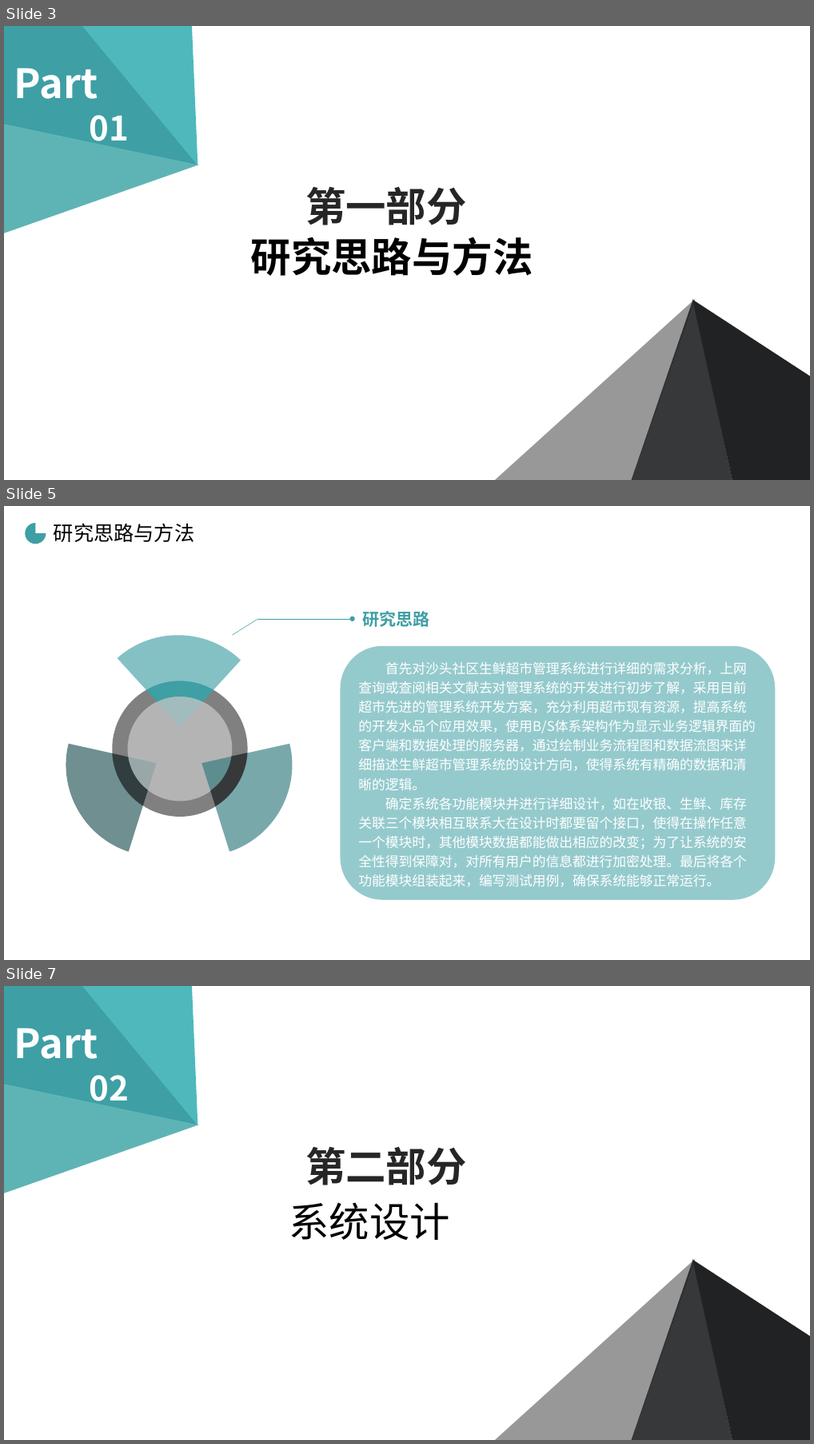
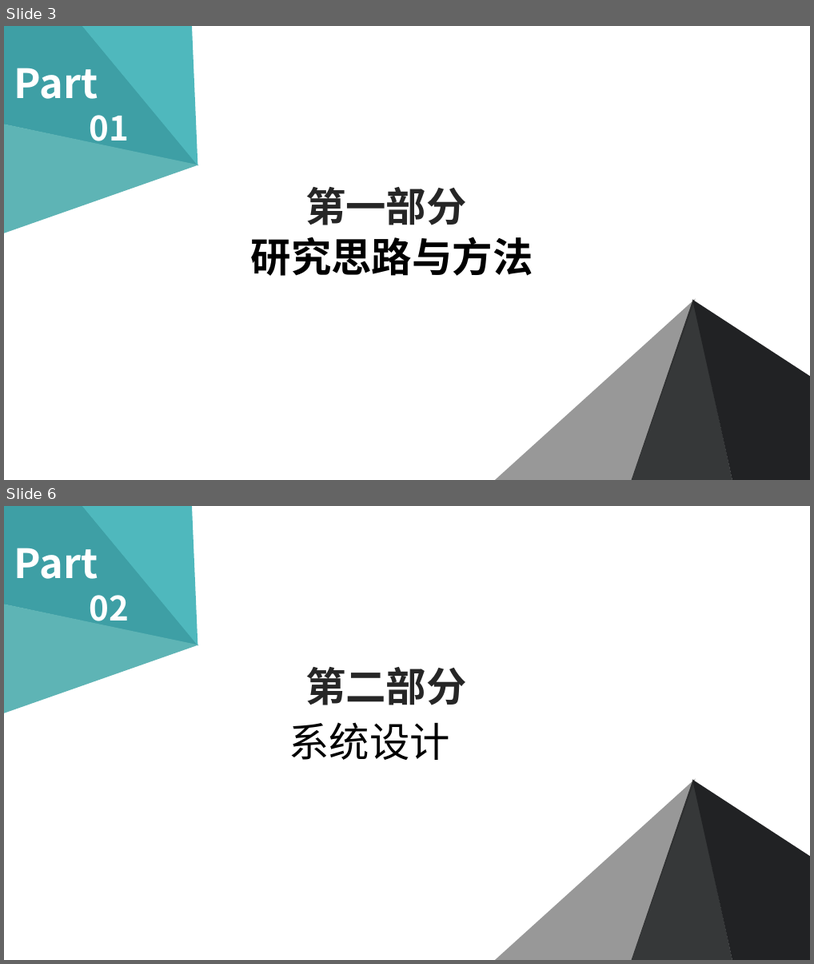
Before and after one commit to cckmit/typora-note, a slide deck: 毕业答辩.pptx. Shown one above the other, each under a label of ours: slides 3, 5 and 7 before the commit, slides 3 and 6 after it; the slides between them are not shown. The pictures are 814x1444 and 814x964 pixels, drawn with LibreOffice and Linux fonts; fonts in the diff are those of the drawing; background and template pictures are left out. Boxes give left, top, right and bottom in pixels: in the first picture for what was removed or moved away, otherwise in the second. Text is boxed around its words. In the diff, an @@ line names an element or a change of style, - is before the commit and + after.

```diff
--- a/毕业答辩.pptx
+++ b/毕业答辩.pptx
@@ slide 5 removed at [4,506,810,960], background picture (left out) @@
@@ pie slice (boxed as its full ellipse) removed at [25,523,46,544] @@
@@ text removed at [54,523,194,542] @@
-研究思路与方法
@@ line removed from (232, 635) to (258, 619) @@
@@ arrow removed from (258, 619) to (353, 619) @@
@@ text removed at [362,611,430,627] @@
-研究思路
@@ freeform shape removed at [118,635,241,727] @@
@@ rounded rectangle removed at [340,646,775,900] @@
-首先对沙头社区生鲜超市管理系统进行详细的需求分析，上网查询或查阅相关文献去对管理系统的开发进行初步了解，采用目前超市先进的管理系统开发方案，充分利用超市现有资源，提高系统的开发水品个应用效果，使用B/S体系架构作为显示业务逻辑界面的客户端和数据处理的服务器，通过绘制业务流程图和数据流图来详细描述生鲜超市管理系统的设计方向，使得系统有精确的数据和清晰的逻辑。
-确定系统各功能模块并进行详细设计，如在收银、生鲜、库存关联三个模块相互联系大在设计时都要留个接口，使得在操作任意一个模块时，其他模块数据都能做出相应的改变；为了让系统的安全性得到保障对，对所有用户的信息都进行加密处理。最后将各个功能模块组装起来，编写测试用例，确保系统能够正常运行。
@@ ellipse removed at [112,681,248,816] @@
@@ ellipse removed at [127,696,232,801] @@
@@ freeform shape removed at [146,681,214,701] @@
@@ freeform shape removed at [47,711,188,863] @@
@@ freeform shape removed at [170,711,311,863] @@
@@ freeform shape removed at [106,747,154,809] @@
@@ freeform shape removed at [211,753,248,806] @@
@@ what was slide 7 is now slide 6 @@
```
Also in this commit, not shown: 8 slides changed, 5 slides added, 6 other slides removed.
